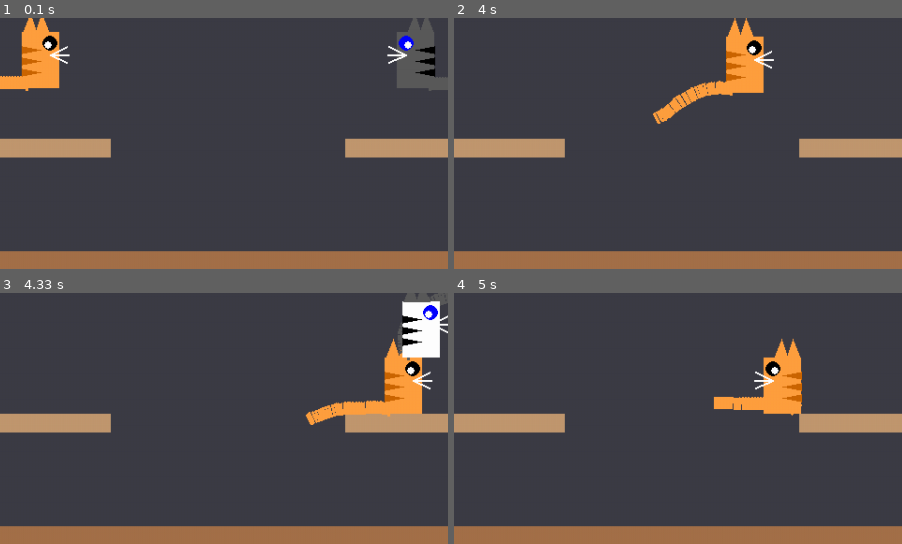
Above: before the commit, frames 1-4 (two rows, left to right).
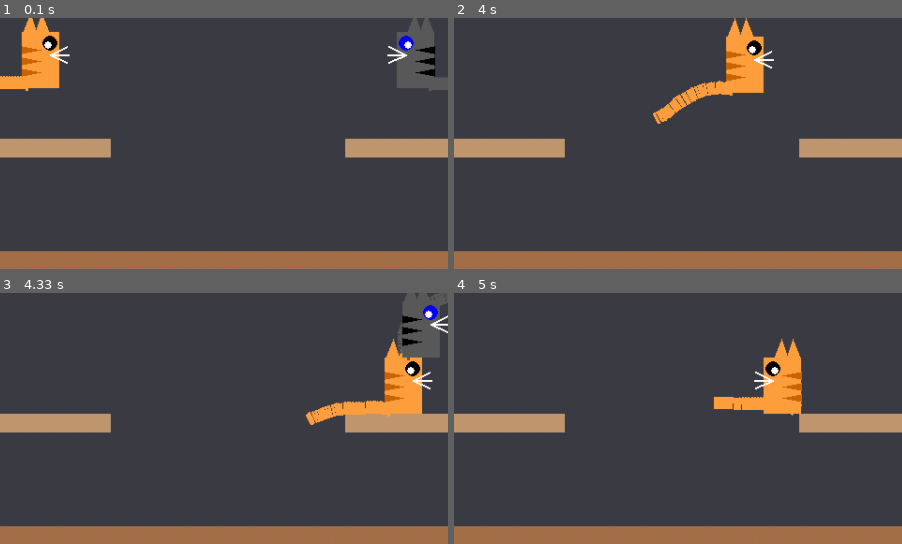
Above: after the commit, the same moments.

Repository: avidrucker/pycats
Game: pygame game, started from pycats/game.py
Same seed, same stepped clock (60 frames per second), same inputs: the game is played once before the commit and once after it.
Inputs:
- Up to frame 1 (0.1 s): no input
- Up to frame 2 (4 s): tap V at 0.33 s; hold Up 0.67-1.13 s; hold W 0.67-1.13 s; hold Right 1.17-1.8 s; hold D 1.17-1.8 s; tap , at 2.23 s; hold Left 2.57-3.03 s; hold A 2.57-3.03 s; hold Right 3.07-3.53 s; hold D 3.07-3.53 s; hold Up 3.57-3.87 s; hold W 3.57-3.87 s; hold Right from 3.9 s (still down); hold D from 3.9 s (still down)
- Up to frame 3 (4.33 s): keep holding Right; keep holding D
- Up to frame 4 (5 s): release Right at 4.37 s; release D at 4.37 s; tap V at 4.4 s; hold Left from 4.73 s (still down); hold A from 4.73 s (still down)
The pictures show only the part of the screen within x 24-74%, y 29-79%; the shares and areas given below are measured in that part.

Frames 1-2 are identical in both runs. In frame 3, 1.6% of the frame differs, in the area x 89-99%, y 3-26%; in frame 4, nothing differs.

Commit message:
fix color not reset on new round bug

Diff:
--- a/pycats/entities/player.py
+++ b/pycats/entities/player.py
@@ -558,6 +558,7 @@
         self.shield_hp = SHIELD_MAX_HP
         self.was_hit_before_ko = False  # Reset hit tracking for next life
         self.facing_right = self.original_facing_right  # Restore original facing direction
+        self.reset_visual_state()  # Reset visual appearance to original color
 
     # state starters ----------------------------
     def _start_hurt(self) -> None:  # knockback: pygame.Vector2
@@ -723,3 +724,7 @@
     def record_hit_received(self):
         """Record that this player was hit by an opponent"""
         self.was_hit_before_ko = True
+
+    def reset_visual_state(self):
+        """Reset player visual appearance to original color"""
+        self.image.fill(self.char_color)
--- a/pycats/game.py
+++ b/pycats/game.py
@@ -378,6 +378,8 @@
     player1.invulnerable = False
     player1.shield_attempting = False
     player1.facing_right = True
+    # Reset visual appearance to original color
+    player1.reset_visual_state()
     # Reset timers
     player1.respawn_timer = 0
     player1.dodge_timer = 0
@@ -406,6 +408,8 @@
     player2.invulnerable = False
     player2.shield_attempting = False
     player2.facing_right = False
+    # Reset visual appearance to original color
+    player2.reset_visual_state()
     # Reset timers
     player2.respawn_timer = 0
     player2.dodge_timer = 0
